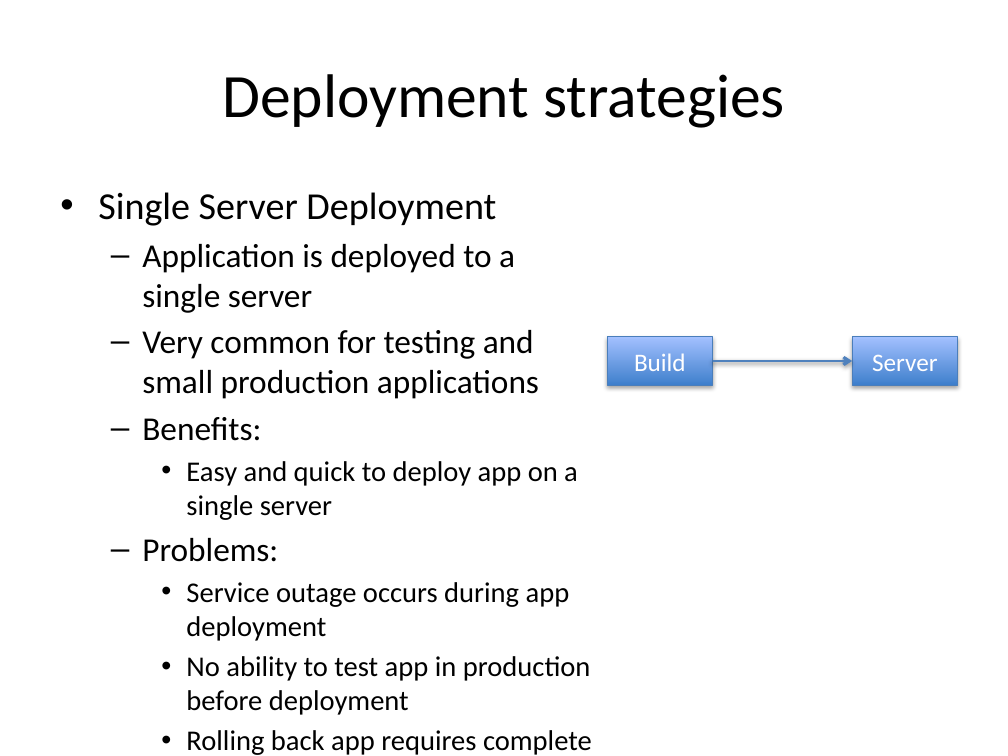
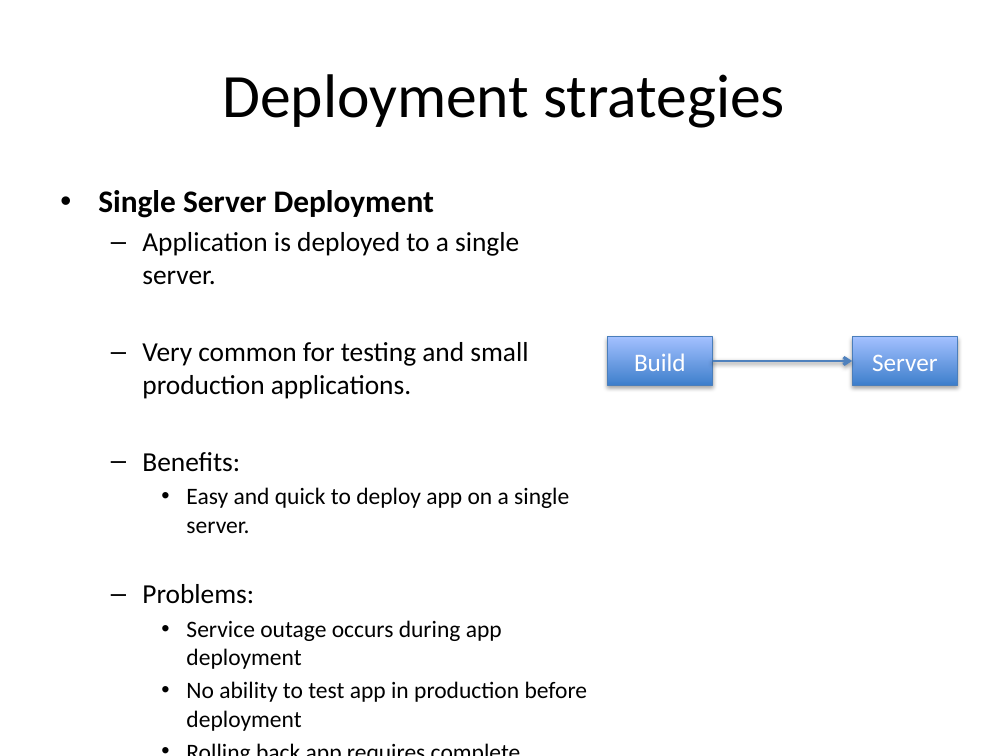
Before and after one commit to jasondbaker/infrastructure-class, a slide deck: slide 4 of lectures/infrastructure-week-10.pptx. Drawn at 1008x756 pixels with LibreOffice and Linux fonts; fonts in the diff are those of the drawing. Boxes give left, top, right and bottom in pixels: in the first picture for what was removed or moved away, otherwise in the second. Text is boxed around its words. In the diff, an @@ line names an element or a change of style, - is before the commit and + after.

```diff
--- a/lectures/infrastructure-week-10.pptx
+++ b/lectures/infrastructure-week-10.pptx
@@ text at bbox=[98, 190, 588, 702]: size 27.2 to 22.4 pt, bold on in "Single Server Deployment"; size 23.8 to 19.6 pt in "Benefits:", "Problems:"; size 20.4 to 16.8 pt in "Service outage occurs during app deployment", "No ability to test app in production ...", "Rolling back app requires complete reinstallation" @@
@@ text at bbox=[142, 232, 528, 399]: text changed; size 23.8 to 19.6 pt @@
-  – Application is deployed to a single server
-  – Very common for testing and small production applications
+  – Application is deployed to a single server.
+  – Very common for testing and small production applications.
@@ text at bbox=[186, 487, 569, 533]: text changed; size 20.4 to 16.8 pt @@
-    • Easy and quick to deploy app on a single server
+    • Easy and quick to deploy app on a single server.
```
Also in this commit, not shown: 12 other slides changed, 1 other file.
